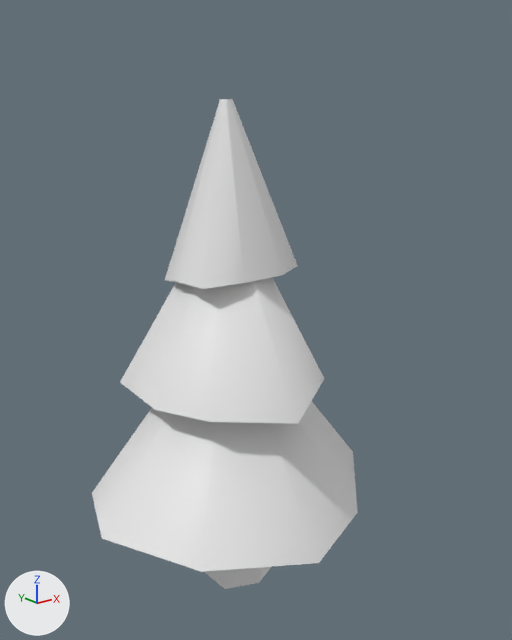
One commit to the glTF model models/scenery/canopy_pine_young.glb: the scene before it, then after it.
The view is the same before and after, from a 50 mm lens placed at (-3.49, -4.73, 4.21), pointed at (0.15, -0.19, 2.39). Lighting does not change. The marker at lower left points along +X, +Y and +Z. The picture after the commit comes second. Vertices at exactly the same position are counted once.

The first picture shows 'Pine'.
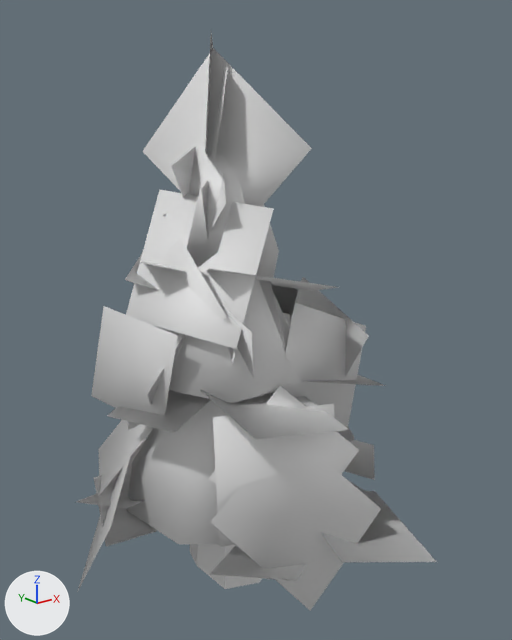
Where the change shows, as pixel boxes [x1, y1, x2, y2] in the pictures (512 x 640 px):
'Pine', reshaped (36% wider, 18% taller)
    before: [92, 99, 358, 589]
    after: [76, 34, 437, 611]
part 1 of me_trunk, rebuilt (19% narrower, 15% shorter)
    before: [92, 401, 358, 572]
    after: [126, 400, 342, 545]
part 2 of me_trunk, rebuilt
    before: [120, 277, 324, 424]
    after: [169, 279, 301, 403]
part 3 of me_trunk, rebuilt
    before: [165, 99, 298, 289]
    after: [187, 155, 279, 277]
part 4 of me_trunk, added
    after: [76, 34, 437, 611]

The edits, one by one:
me_trunk is used by ob_pine; location (0.0, 0.0, 0.0).
me_trunk had 70 vertices, 124 faces and spanned x -1.35..1.26, y -1.37..1.19, z -0.06..4.2.
me_trunk now has 282 vertices, 230 faces and spans x -1.53..1.76, y -1.77..1.38, z -0.06..4.69.
me_trunk part 1: the loose piece of 18 vertices spanning x -1.35..1.26, y -1.37..1.19, z 0.64..2.5 is rebuilt with 18 vertices and now spans x -1.0..1.12, y -1.05..1.07, z 0.7..2.46.
me_trunk part 2: the loose piece of 18 vertices spanning x -0.85..0.87, y -1.03..0.96, z 1.72..3.4 is rebuilt with 18 vertices and now spans x -0.77..0.84, y -0.68..0.78, z 1.75..3.37.
me_trunk part 3: the loose piece of 18 vertices spanning x -0.49..0.56, y -0.45..0.54, z 2.7..4.2 is rebuilt with 18 vertices and now spans x -0.46..0.42, y -0.43..0.43, z 2.78..4.17.
Part 4, on me_trunk:
212 vertices are added at x -1.53..1.76, y -1.77..1.38, z 0.24..4.69.
106 new faces join them.
